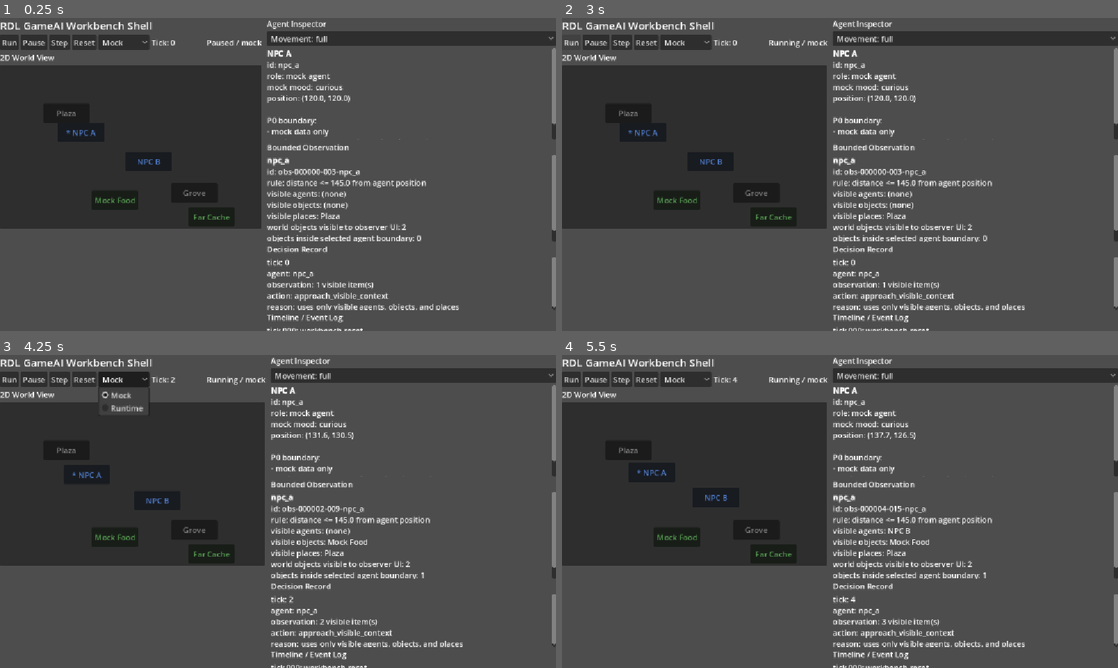
Above: before the commit, frames 1-4 (two rows, left to right).
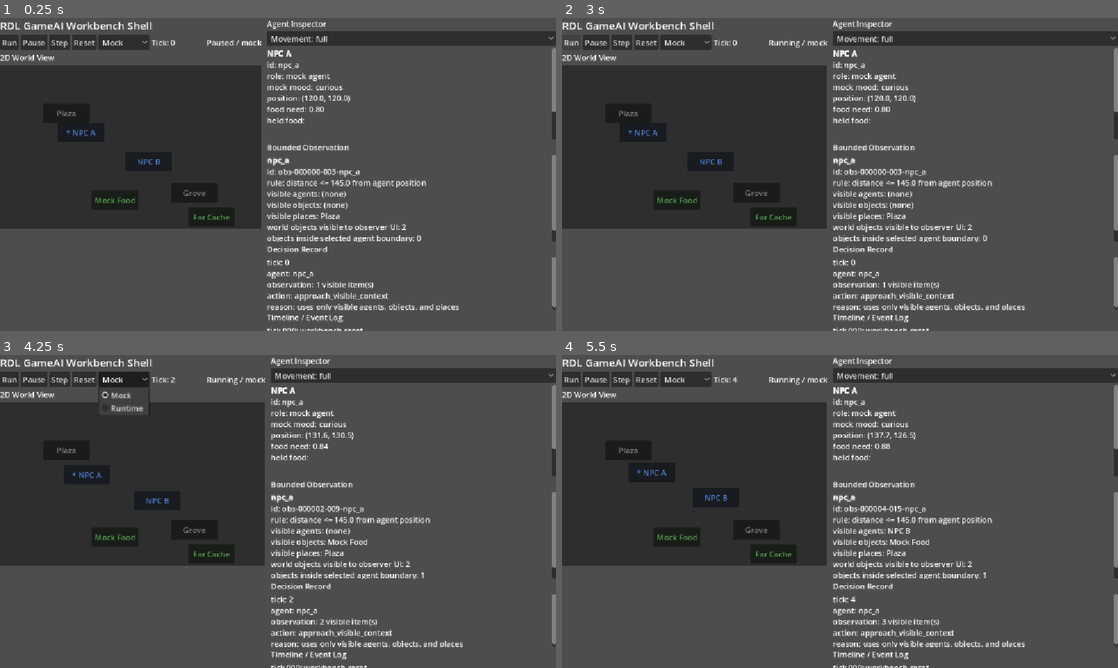
Above: after the commit, the same moments.

Repository: RDL-Labs/RDL_GameAI_Lab
Game: Godot game, scene res://scenes/main.tscn
The game is run twice, just before and just after one commit, with the same random seed, the same clock (stepped at 60 frames per second) and the same inputs.
Inputs:
- Up to frame 1 (0.25 s): no input
- Up to frame 2 (3 s): click "Step" at 0.5 s; click "Reset" at 1.25 s; click "Mock Food" at 2 s; click "Run" at 2.75 s
- Up to frame 3 (4.25 s): click "Mock" at 3.5 s
- Up to frame 4 (5.5 s): click "Plaza" at 4.25 s; click "Grove" at 5 s

The runs differ from the first frame. In frame 1, 0.3% of the frame differs, in the area x 48-100%, y 28-39%; in frame 2, 0.4%; in frame 3, 0.4%; in frame 4, 0.4%.

Commit message:
Add minimal food interaction loop

Diff:
--- a/godot/rdl-game-ai-workbench/scripts/mock_state_provider.gd
+++ b/godot/rdl-game-ai-workbench/scripts/mock_state_provider.gd
@@ -20,19 +20,12 @@
 	}
 ]
 
-const INITIAL_FOOD = {
-	"id": "food_01",
-	"label": "Mock Food",
-	"role": "mock object",
-	"position": Vector2(190, 260),
-	"note": "Clickable selection is limited to mock NPCs in the current workbench."
-}
-
 const INITIAL_OBJECTS = [
 	{
 		"id": "food_01",
 		"label": "Mock Food",
 		"role": "mock object",
+		"kind": "food",
 		"position": Vector2(190, 260),
 		"note": "Visible only when inside the selected agent perception radius."
 	},
@@ -64,10 +57,12 @@
 
 const PERCEPTION_RADIUS = 145.0
 const ACTION_STEP_DISTANCE = 36.0
+const PICKUP_DISTANCE = 8.0
+const FOOD_NEED_PER_TICK = 0.02
+const FOOD_RECOVERY = 0.6
 
 var tick = 0
 var agents = []
-var food = {}
 var objects = []
 var places = []
 var events = []
@@ -76,6 +71,7 @@
 var resolution_records = []
 var observation_seq = 0
 var body_states = {}
+var food_actions_enabled = true
 
 func reset():
 	tick = 0
@@ -84,11 +80,15 @@
 	agents = []
 	for agent in INITIAL_AGENTS:
 		agents.append(agent.duplicate(true))
-		body_states[agent["id"]] = {"movement_scale": 1.0, "revision": 0}
+		body_states[agent["id"]] = {
+			"movement_scale": 1.0,
+			"food_need": 0.8,
+			"held_food_ids": [],
+			"revision": 0
+		}
 	action_offsets = {}
 	for agent in agents:
 		action_offsets[agent["id"]] = Vector2.ZERO
-	food = INITIAL_FOOD.duplicate(true)
 	objects = []
 	for object_data in INITIAL_OBJECTS:
 		objects.append(object_data.duplicate(true))
@@ -102,6 +102,7 @@
 
 func step():
 	tick += 1
+	_update_food_needs()
 	_update_mock_positions()
 	decision_records.append(_build_decision_record("npc_a"))
 	decision_records.append(_build_decision_record("npc_b"))
@@ -116,7 +117,6 @@
 	return {
 		"tick": tick,
 		"agents": agents.duplicate(true),
-		"food": food.duplicate(true),
 		"objects": objects.duplicate(true),
 		"places": places.duplicate(true),
 		"perception_radius": PERCEPTION_RADIUS,
@@ -146,7 +146,10 @@
 	var visible_objects = []
 	for object_data in objects:
 		if _is_visible(agent["position"], object_data["position"], PERCEPTION_RADIUS):
-			visible_objects.append(object_data.duplicate(true))
+			var visible_object = object_data.duplicate(true)
+			if object_data.get("kind", "") == "food":
+				visible_object["within_reach"] = agent["position"].distance_to(object_data["position"]) <= PICKUP_DISTANCE
+			visible_objects.append(visible_object)
 
 	var visible_places = []
 	for place in places:
@@ -175,6 +178,10 @@
 	var action_type = action.get("type", "idle")
 	if action_type == "approach":
 		return _resolve_approach(decision, action.get("target_id", ""))
+	if action_type == "pickup":
+		return _resolve_pickup(decision, action.get("target_id", ""))
+	if action_type == "eat":
+		return _resolve_eat(decision, action.get("target_id", ""))
 	return _record_resolution(decision.get("agent_id", ""), action_type, "", "no world change for action")
 
 func get_latest_resolution(agent_id):
@@ -197,8 +204,18 @@
 	if not body_states.has(agent_id):
 		return {}
 	var body = body_states[agent_id]
-	return {"agent_id": agent_id, "movement_scale": body["movement_scale"],
-		"revision": body["revision"], "snapshot_id": "body-%s-%d" % [agent_id, body["revision"]]}
+	return {
+		"agent_id": agent_id,
+		"movement_scale": body["movement_scale"],
+		"food_actions_enabled": food_actions_enabled,
+		"food_need": body["food_need"],
+		"held_food_ids": body["held_food_ids"].duplicate(),
+		"revision": body["revision"],
+		"snapshot_id": "body-%s-%d" % [agent_id, body["revision"]]
+	}
+
+func set_food_actions_enabled(enabled):
+	food_actions_enabled = bool(enabled)
 
 func get_interaction_result(resolution):
 	if resolution.get("action_type", "") != "approach":
@@ -230,6 +247,14 @@
 		else:
 			agent["mood"] = "observing"
 
+func _update_food_needs():
+	for agent_id in body_states:
+		var body = body_states[agent_id]
+		var next_need = min(1.0, body["food_need"] + FOOD_NEED_PER_TICK)
+		if not is_equal_approx(next_need, body["food_need"]):
+			body["food_need"] = next_need
+			body["revision"] += 1
+
 func _build_mock_event():
 	var actor = agents[tick % agents.size()]
 	var action = "wanders through the mock world"
@@ -287,7 +312,51 @@
 		subsequent_observation.get("observation_id", "")
 	)
 
-func _record_resolution(agent_id, action_type, target_id, note, before_position = null, after_position = null, source_observation_id = "", subsequent_observation_id = ""):
+func _resolve_pickup(decision, target_id):
+	var agent_id = decision.get("agent_id", "")
+	var agent_index = _find_agent_index(agent_id)
+	var object_index = _find_object_index(target_id)
+	var source_observation_id = decision.get("inspection", {}).get("observation_id", "")
+	if agent_index == -1 or object_index == -1:
+		return _record_resolution(agent_id, "pickup", target_id, "target or agent not found")
+	var target = objects[object_index]
+	if target.get("kind", "") != "food":
+		return _record_resolution(agent_id, "pickup", target_id, "target is not food")
+	if agents[agent_index]["position"].distance_to(target["position"]) > PICKUP_DISTANCE:
+		return _record_resolution(agent_id, "pickup", target_id, "target is outside pickup reach")
+	var body = body_states[agent_id]
+	objects.remove_at(object_index)
+	body["held_food_ids"].append(target_id)
+	body["revision"] += 1
+	var subsequent_observation = get_observation(agent_id)
+	return _record_resolution(
+		agent_id, "pickup", target_id, "food moved from world to agent inventory",
+		null, null, source_observation_id, subsequent_observation.get("observation_id", ""),
+		{"held_food_ids": body["held_food_ids"].duplicate(), "food_need": body["food_need"]}
+	)
+
+func _resolve_eat(decision, target_id):
+	var agent_id = decision.get("agent_id", "")
+	var source_observation_id = decision.get("inspection", {}).get("observation_id", "")
+	if not body_states.has(agent_id):
+		return _record_resolution(agent_id, "eat", target_id, "agent not found")
+	var body = body_states[agent_id]
+	var held_index = body["held_food_ids"].find(target_id)
+	if held_index == -1:
+		return _record_resolution(agent_id, "eat", target_id, "food is not held")
+	var before_need = body["food_need"]
+	body["held_food_ids"].remove_at(held_index)
+	body["food_need"] = max(0.0, before_need - FOOD_RECOVERY)
+	body["revision"] += 1
+	var subsequent_observation = get_observation(agent_id)
+	return _record_resolution(
+		agent_id, "eat", target_id, "held food consumed; FoodNeed decreased",
+		null, null, source_observation_id, subsequent_observation.get("observation_id", ""),
+		{"before_food_need": before_need, "after_food_need": body["food_need"],
+			"held_food_ids": body["held_food_ids"].duplicate()}
+	)
+
+func _record_resolution(agent_id, action_type, target_id, note, before_position = null, after_position = null, source_observation_id = "", subsequent_observation_id = "", effects = {}):
 	var record = {
 		"tick": tick,
 		"agent_id": agent_id,
@@ -300,6 +369,8 @@
 	if before_position != null and after_position != null:
 		record["before_position"] = before_position
 		record["after_position"] = after_position
+	if not effects.is_empty():
+		record["effects"] = effects.duplicate(true)
 	resolution_records.append(record)
 	if resolution_records.size() > 80:
 		resolution_records.pop_front()
@@ -320,6 +391,12 @@
 			return object_data
 	return {}
 
+func _find_object_index(object_id):
+	for i in range(objects.size()):
+		if objects[i].get("id", "") == object_id:
+			return i
+	return -1
+
 func _next_observation_id(agent_id):
 	observation_seq += 1
 	return "obs-%06d-%03d-%s" % [tick, observation_seq, agent_id]
--- a/godot/rdl-game-ai-workbench/scripts/workbench_main.gd
+++ b/godot/rdl-game-ai-workbench/scripts/workbench_main.gd
@@ -365,7 +365,8 @@
 		return
 
 	var position = agent["position"]
-	var scale = state_provider.get_body_snapshot(selected_agent_id)["movement_scale"]
+	var body = state_provider.get_body_snapshot(selected_agent_id)
+	var scale = body["movement_scale"]
 	movement_select.select(0 if scale == 1.0 else (2 if scale == 0.0 else 1))
 	inspector_text.text = ""
 	inspector_text.append_text("[b]%s[/b]\n" % agent["label"])
@@ -380,11 +381,13 @@
 			inspector_text.append_text("reaction: awaiting observation\n")
 	else:
 		inspector_text.append_text("mock mood: %s\n" % agent["mood"])
-	inspector_text.append_text("position: (%.1f, %.1f)\n\n" % [position.x, position.y])
-	inspector_text.append_text("P0 boundary:\n")
-	inspector_text.append_text("- mock data only\n")
+	inspector_text.append_text("position: (%.1f, %.1f)\n" % [position.x, position.y])
+	inspector_text.append_text("food need: %.2f\n" % body.get("food_need", 0.0))
+	inspector_text.append_text("held food: %s\n\n" % ", ".join(body.get("held_food_ids", [])))
+	inspector_text.append_text("Workbench boundary:\n")
+	inspector_text.append_text("- bounded local Food / Body / History experiments\n")
 	inspector_text.append_text("- optional localhost runtime bridge in Runtime mode\n")
-	inspector_text.append_text("- no RDL semantic logic yet\n")
+	inspector_text.append_text("- no T1 or canonical action authority\n")
 
 func _refresh_observation(state):
 	var observation = state_provider.get_observation(selected_agent_id)
@@ -467,6 +470,11 @@
 			var after_position = runtime_resolution["after_position"]
 			decision_text.append_text("before: (%.1f, %.1f)\n" % [before_position.x, before_position.y])
 			decision_text.append_text("after: (%.1f, %.1f)\n" % [after_position.x, after_position.y])
+		var effects = runtime_resolution.get("effects", {})
+		if effects.has("before_food_need"):
+			decision_text.append_text("food need: %.2f -> %.2f\n" % [effects["before_food_need"], effects["after_food_need"]])
+		if effects.has("held_food_ids"):
+			decision_text.append_text("held food: %s\n" % ", ".join(effects["held_food_ids"]))
 		decision_text.append_text("next observation: %s\n" % runtime_resolution.get("subsequent_observation_id", "?"))
 		decision_text.append_text("note: %s\n" % runtime_resolution.get("note", "?"))
 		if history_status != "":
@@ -514,5 +522,6 @@
 		}
 		if item.get("role", "") == "mock object" and item.get("id", "").begins_with("food"):
 			entity["kind"] = "food"
+			entity["within_reach"] = item.get("within_reach", false)
 		result.append(entity)
 	return result
--- a/godot/rdl-game-ai-workbench/tests/experience_http_check.gd
+++ b/godot/rdl-game-ai-workbench/tests/experience_http_check.gd
@@ -8,6 +8,7 @@
 func _run():
 	var workbench = Workbench.new()
 	root.add_child(workbench)
+	workbench.state_provider.set_food_actions_enabled(false)
 	workbench.selected_agent_id = "npc_b"
 	workbench._on_mode_selected(1)
 	var progress = 0
--- /dev/null
+++ b/godot/rdl-game-ai-workbench/tests/food_http_check.gd
@@ -0,0 +1,71 @@
+extends SceneTree
+
+const Workbench = preload("res://scripts/workbench_main.gd")
+
+func _initialize():
+	_run.call_deferred()
+
+func _run():
+	var workbench = Workbench.new()
+	root.add_child(workbench)
+	workbench.selected_agent_id = "npc_b"
+	var initial_need = workbench.state_provider.get_body_snapshot("npc_b")["food_need"]
+	workbench.state_provider.step()
+	var stepped_need = workbench.state_provider.get_body_snapshot("npc_b")["food_need"]
+	if not is_equal_approx(stepped_need, initial_need + 0.02):
+		_fail("FoodNeed did not increase on tick")
+		return
+	workbench.state_provider.reset()
+	workbench._on_mode_selected(1)
+	var actions = []
+	for iteration in range(10):
+		if iteration > 0:
+			workbench._request_runtime_action_if_needed()
+		var deadline = Time.get_ticks_msec() + 5000
+		while workbench.runtime_pending or workbench.history_pending:
+			if Time.get_ticks_msec() > deadline:
+				_fail("Food HTTP roundtrip timed out")
+				return
+			await process_frame
+		var action_type = workbench.runtime_decision.get("action", {}).get("type", "")
+		actions.append(action_type)
+		if action_type == "eat":
+			break
+	if actions != ["approach", "approach", "approach", "pickup", "eat"]:
+		_fail("unexpected Food action chain: %s" % actions)
+		return
+	var state = workbench.state_provider.get_state()
+	for item in state["objects"]:
+		if item.get("id", "") == "food_01":
+			_fail("consumed food remained in world")
+			return
+	var body = workbench.state_provider.get_body_snapshot("npc_b")
+	if not body["held_food_ids"].is_empty():
+		_fail("consumed food remained held")
+		return
+	if body["food_need"] >= initial_need:
+		_fail("eating did not decrease FoodNeed")
+		return
+	if not workbench.inspector_text.get_parsed_text().contains("reaction: feeding"):
+		_fail("Inspector did not show feeding expression")
+		return
+	if not workbench.timeline_text.get_parsed_text().contains("FoodNeed decreased"):
+		_fail("Timeline did not record food consumption")
+		return
+	workbench._on_reset_pressed()
+	var reset_state = workbench.state_provider.get_state()
+	if not reset_state["objects"].any(func(item): return item.get("id", "") == "food_01"):
+		_fail("Reset did not restore food_01")
+		return
+	var reset_body = workbench.state_provider.get_body_snapshot("npc_b")
+	if not is_equal_approx(reset_body["food_need"], initial_need) or not reset_body["held_food_ids"].is_empty():
+		_fail("Reset did not restore FoodNeed and held state")
+		return
+	print("Food HTTP check passed: actions=%s need=%.2f->%.2f" % [actions, initial_need, body["food_need"]])
+	workbench.queue_free()
+	await process_frame
+	quit(0)
+
+func _fail(message):
+	push_error(message)
+	quit(1)
Not shown, changed: README.md
Not shown, changed: docs/design/RDL_GameAI_実装手順予定.md
Not shown, changed: docs/experiment-contracts/BODY_movement_contract.md
Not shown, changed: docs/experiment-contracts/CURRENT_v23_runtime_contract.md
Not shown, changed: docs/experiment-contracts/EXPRESSION_response_contract.md
Not shown, added: docs/experiment-contracts/FOOD_minimal_loop_contract.md
Not shown, changed: docs/experiment-evidence/CURRENT_v23_runtime_evidence.md
Not shown, changed: godot/rdl-game-ai-workbench/README.md
Not shown, changed: notes/experiment-roadmap.md
Not shown, changed: runtime/core.py
Not shown, changed: runtime/expression.py
Not shown, changed: runtime/history_policy.py
(and 3 more such lines)
